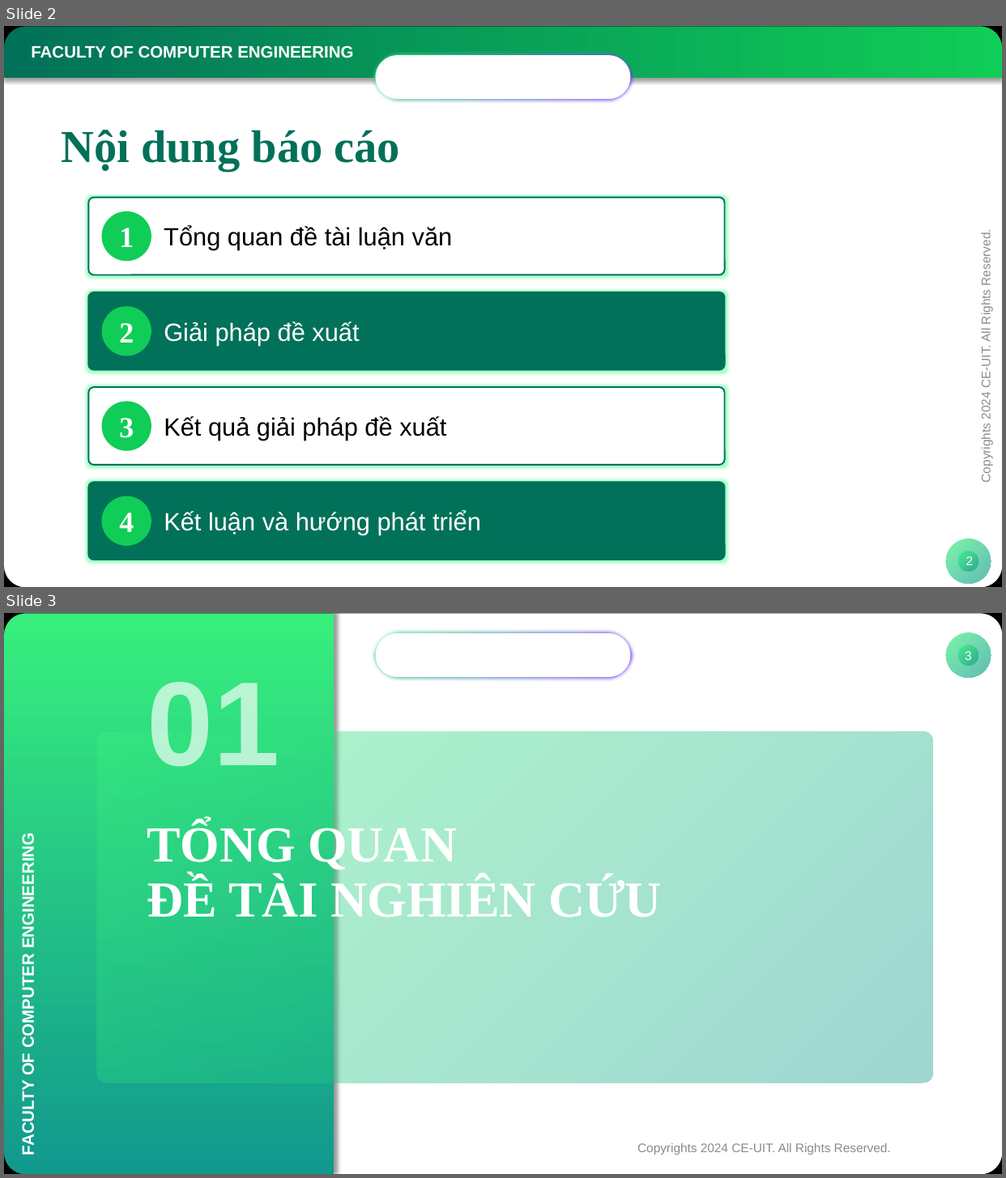
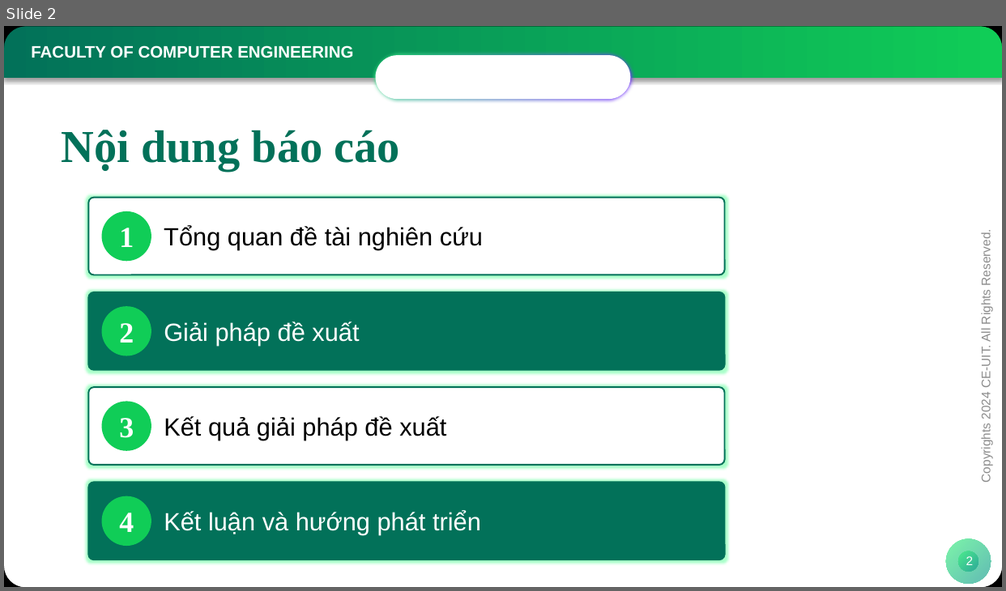
Before and after one commit to NamIsStudyingCE/Quanvolution, a slide deck: KTMT_KLTN_Phu luc 6_Mau bao cao bao ve.pptx. Shown one above the other, each under a label of ours: slides 2 and 3 before the commit, slide 2 after it. The pictures are 1006x1178 and 1006x591 pixels, drawn with LibreOffice and Linux fonts; fonts in the diff are those of the drawing; background and template pictures are left out. Boxes give left, top, right and bottom in pixels: in the first picture for what was removed or moved away, otherwise in the second. Text is boxed around its words. In the diff, an @@ line names an element or a change of style, - is before the commit and + after.

```diff
--- a/KTMT_KLTN_Phu luc 6_Mau bao cao bao ve.pptx
+++ b/KTMT_KLTN_Phu luc 6_Mau bao cao bao ve.pptx
@@ slide 3 removed at [4,613,1002,1174], background #FFFFFF; not listed: 1 template element that a slide beside it also shows @@
@@ rectangle removed at [4,613,334,1174] @@
@@ rounded rectangle removed at [371,628,635,681] @@
@@ rounded rectangle removed at [375,633,631,677] @@
@@ ellipse removed at [947,633,991,678] @@
@@ ellipse removed at [958,645,978,666] @@
@@ page number removed at [965,651,972,660] @@
-3
@@ text removed at [147,682,279,767] @@
-01
@@ rounded rectangle removed at [97,732,933,1083] @@
@@ title removed at [147,822,662,926] @@
-TỔNG QUAN
-ĐỀ TÀI NGHIÊN CỨU
@@ text removed at [19,846,37,1153] @@
-FACULTY OF COMPUTER ENGINEERING
@@ text removed at [637,1144,891,1155] @@
-Copyrights 2024 CE-UIT. All Rights Reserved.
@@ slide 2 changed as well @@
@@ text at [164,226,483,250]: text changed @@
-Tổng quan đề tài luận văn
+Tổng quan đề tài nghiên cứu
```
Also in this commit, not shown: 6 other slides changed, 6 other slides removed, 18 other files.
